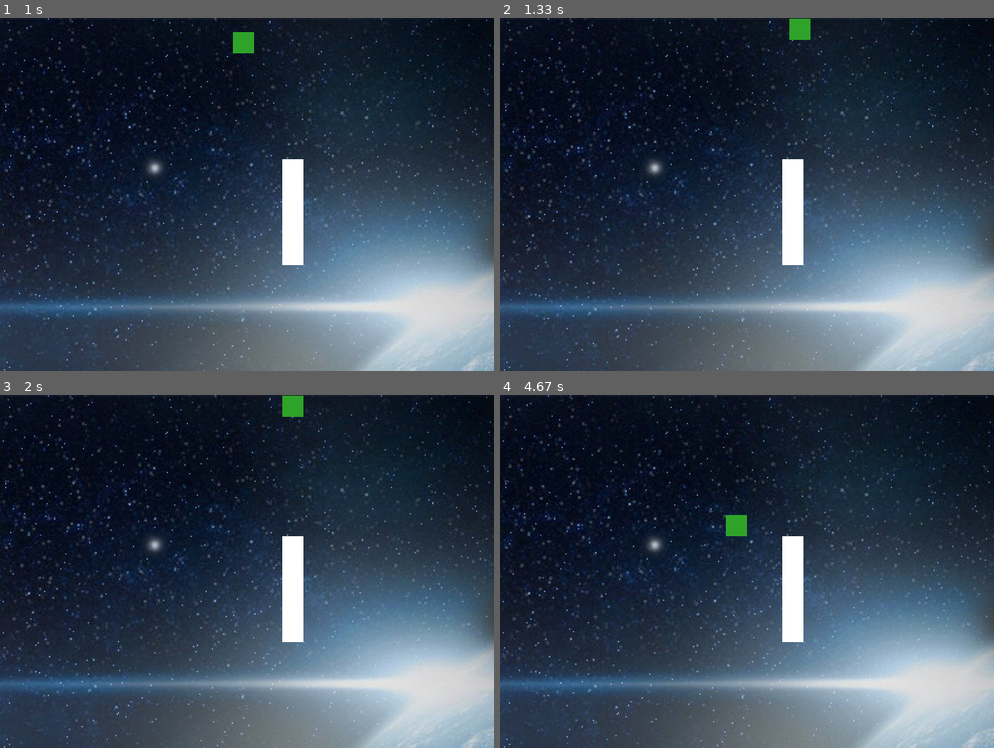
Above: before the commit, frames 1-4 (two rows, left to right).
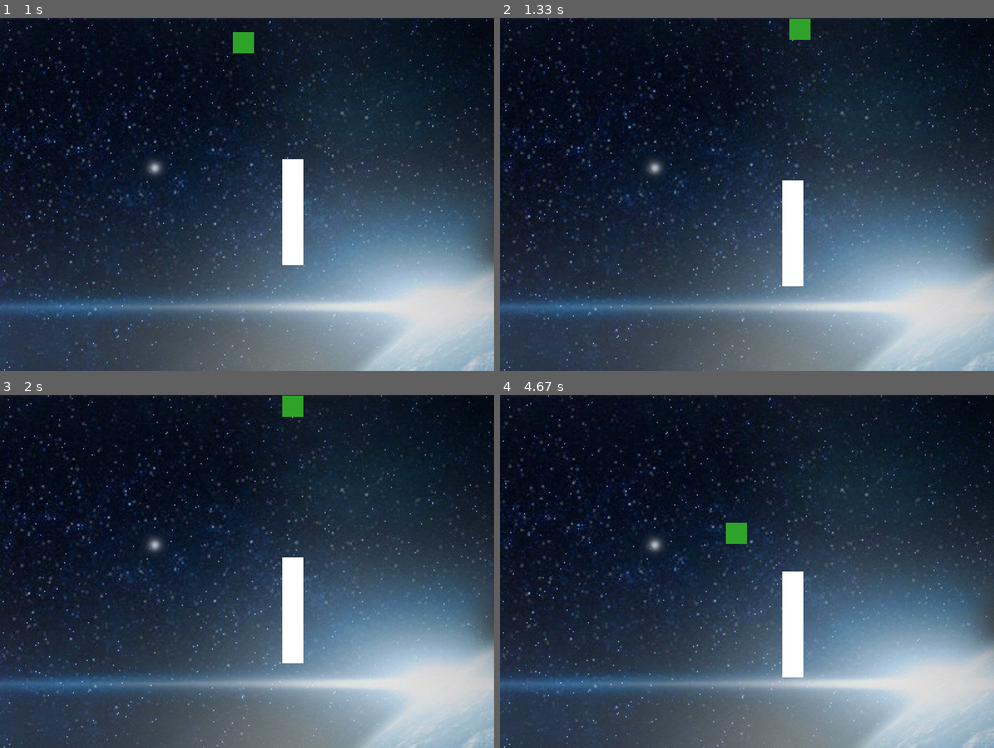
Above: after the commit, the same moments.

Repository: Alcogu/Juego-Pygame
Game: pygame game, started from pruebas.py
Two runs of this game, one before a commit and one after it. Both use one fixed random seed, a clock stepped at 60 frames per second and the inputs below.
Inputs:
- Up to frame 1 (1 s): hold Right 0.33-0.8 s; hold Up from 0.83 s (still down)
- Up to frame 2 (1.33 s): release Up at 1.13 s; hold Right from 1.17 s (still down)
- Up to frame 3 (2 s): release Right at 1.63 s; hold Left from 1.67 s (still down)
- Up to frame 4 (4.67 s): release Left at 2.2 s; hold Down 2.23-2.53 s; hold Left 2.57-2.97 s; hold Up 3-3.37 s; hold Right 3.4-4.03 s; hold Down 4.07-4.43 s; hold Left from 4.47 s (still down)

Frame 1 is identical in both runs. In frame 2, 0.5% of the frame differs, in the area x 57-62%, y 40-76%; in frame 3, 0.5%; in frame 4, 1.0%, in the area x 45-62%, y 34-80%.

Commit message:
se mejora movilidad de la pantalla en el fondo manteniendo objetos estaticos menos cuando se sigue empujando hacia arriba

Diff:
--- a/pruebas.py
+++ b/pruebas.py
@@ -71,10 +71,14 @@
         self.rect.y = pos[1]
         self.velx = 0
         self.vely = 0
+        self.velxx = 0
+        self.velyx = 0
 
     def update(self):
         self.rect.x += self.velx
         self.rect.y += self.vely
+        self.rect.x += self.velxx
+        self.rect.y += self.velyy
 
 if __name__ == "__main__":
     pygame.init()
@@ -184,6 +188,8 @@
         for b in bloques:
             b.velx = f_vx
             b.vely = f_vy
+            b.velxx = f_vxleft
+            b.velyy = f_vyup
 
         jugadores.update()
         bloques.update()
